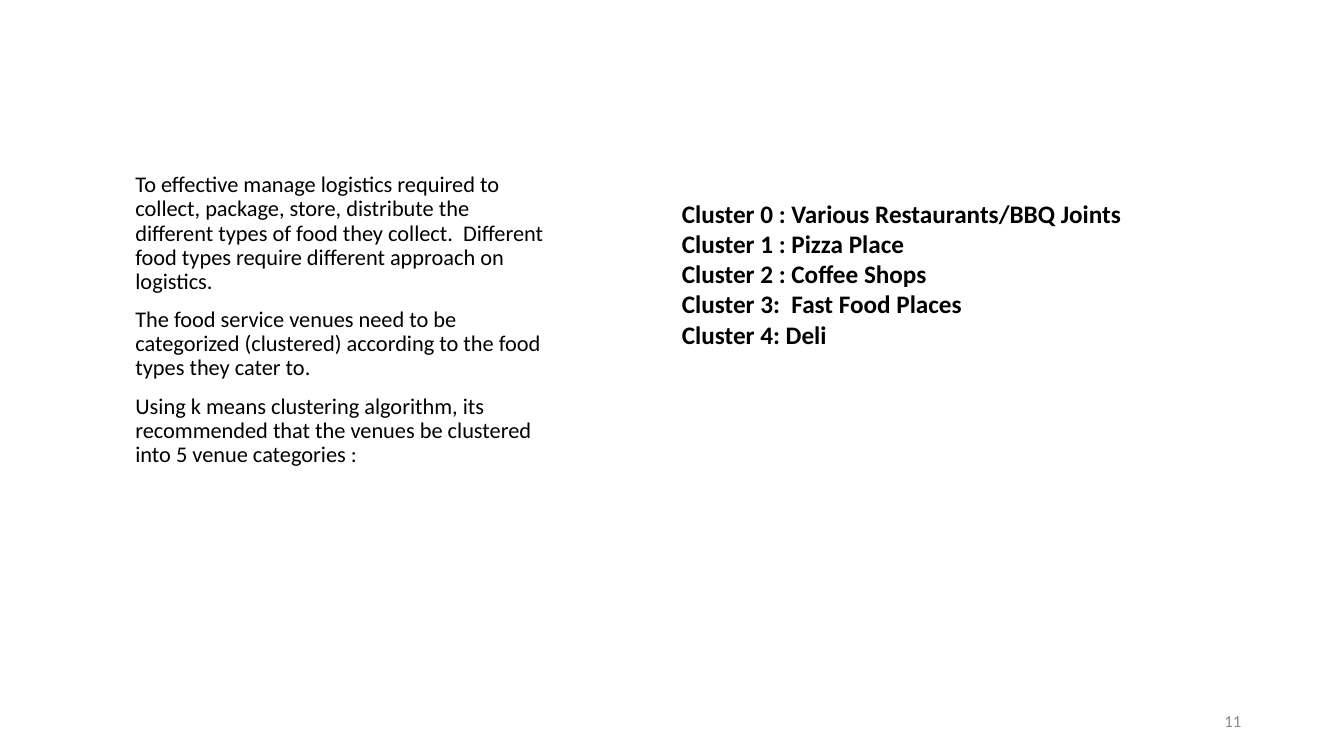
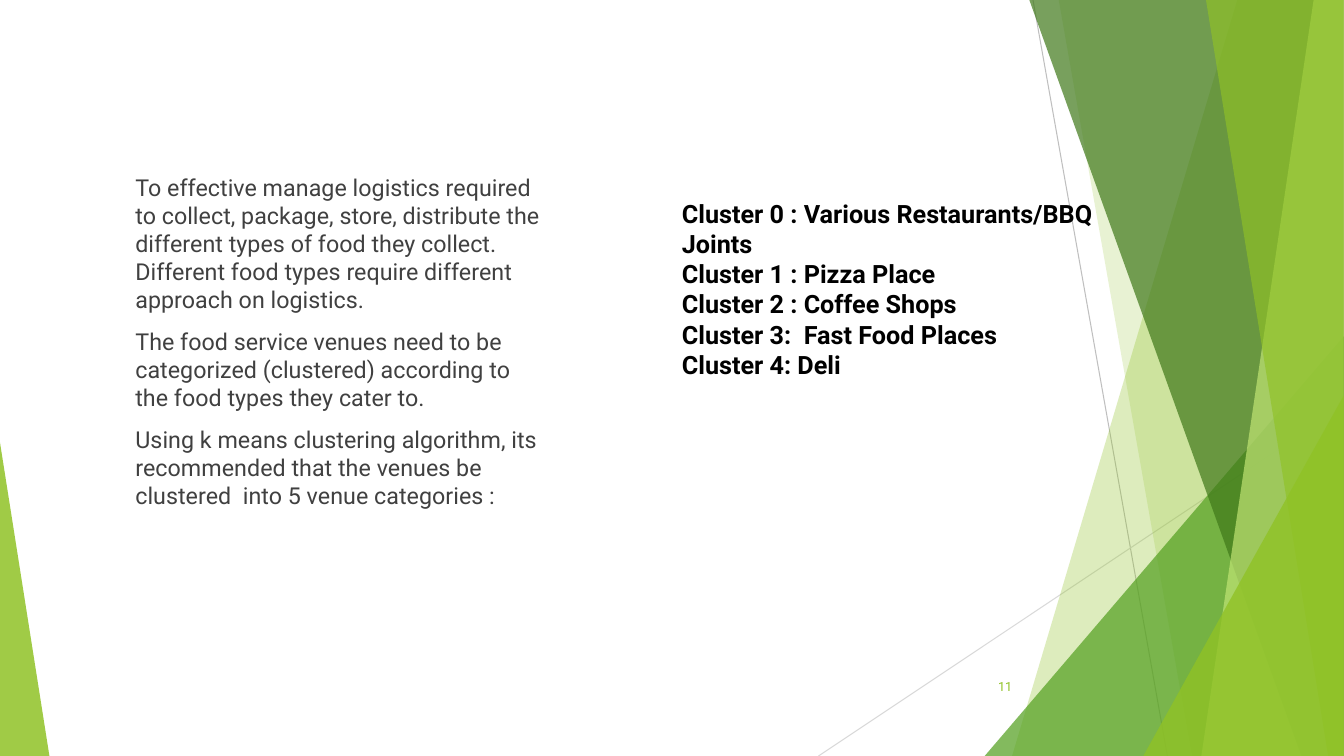
Before and after one commit to ussh0430/Applied-Data-Science-Capstone, a slide deck: slide 11 of Capstone Final Project Presentation.pptx. Drawn at 1344x756 pixels with LibreOffice and Linux fonts; fonts in the diff are those of the drawing. Boxes give left, top, right and bottom in pixels: in the first picture for what was removed or moved away, otherwise in the second. Text is boxed around its words. In the diff, an @@ line names an element or a change of style, - is before the commit and + after.

```diff
--- a/Capstone Final Project Presentation.pptx
+++ b/Capstone Final Project Presentation.pptx
@@ text "To effective manage logistics required ..." at [135, 178, 539, 509]: size 16 to 16.6 pt, font Calibri to Roboto, text colour #000000 to #404040; line spacing 0.9 to 1 @@
@@ text "Cluster 0 : Various Restaurants/BBQ ..." at [682, 200, 1093, 375]: font Calibri to Roboto @@
@@ group added at [0, 0, 1344, 756]: 5 freeform shapes, 3 triangles, 2 lines @@
@@ page number: place and size @@
-page number at [1224, 716, 1241, 727]
+page number at [998, 682, 1012, 691]
@@ page number at [998, 682, 1012, 691]: size 12 to 9 pt, font Calibri to Roboto, text colour #8C8C8C to #90C226 @@
```
Also in this commit, not shown: 15 other slides changed, 1 other file.
